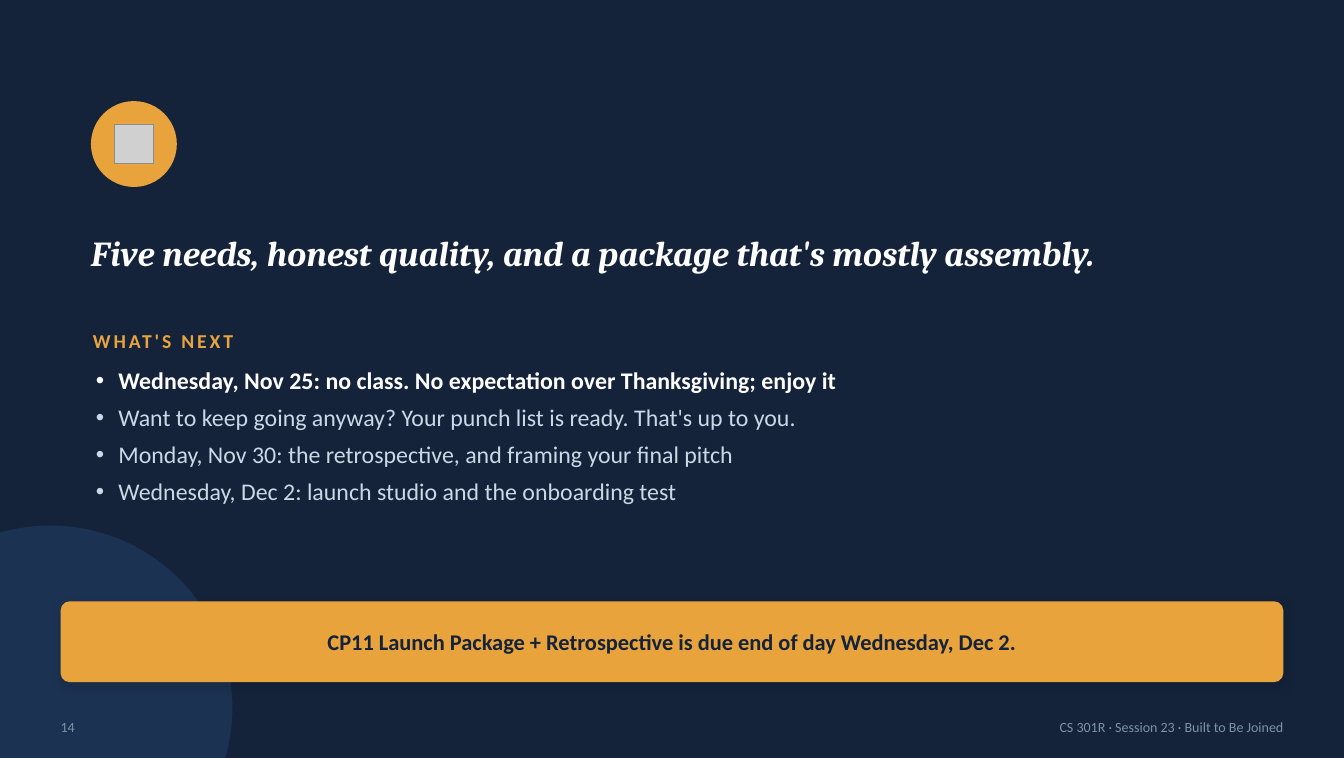
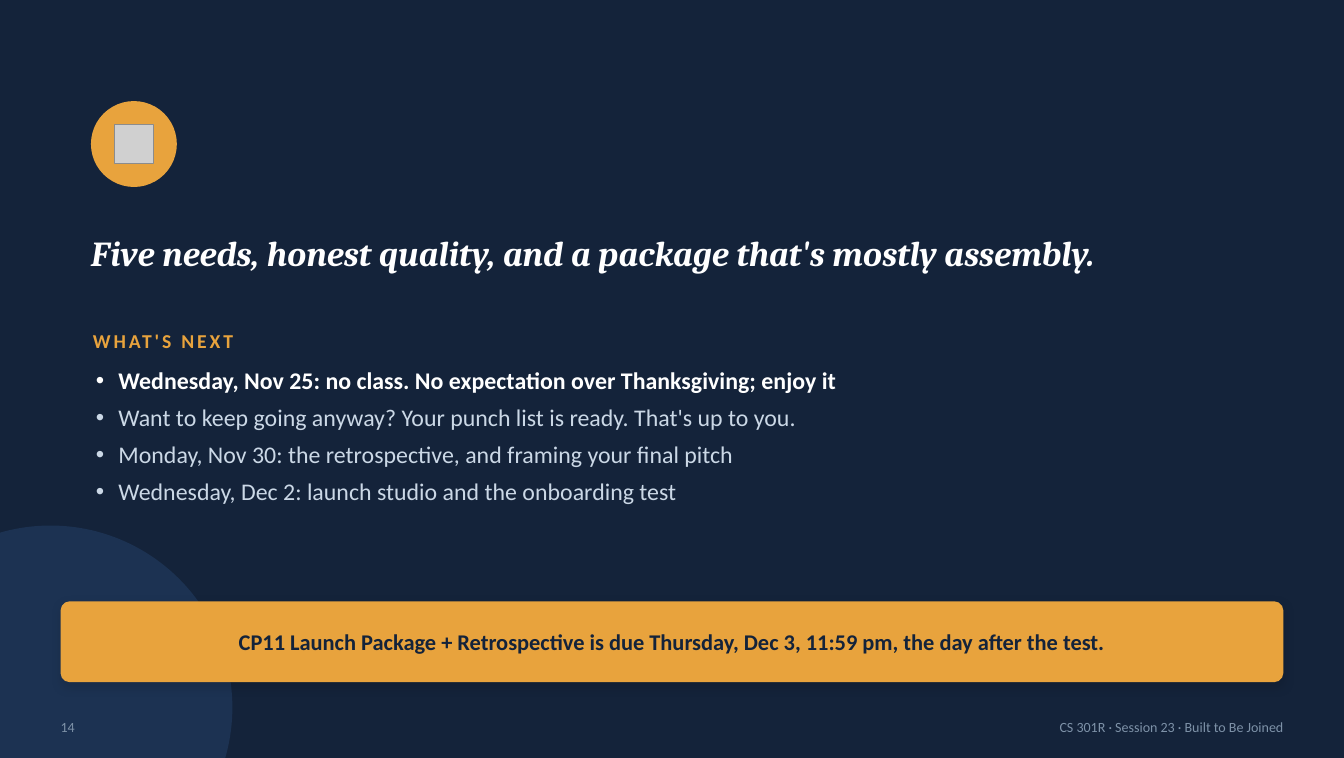
Before and after one commit to BYU-CS-Course-Ops/CS380, a slide deck: slide 14 of canvas_material/lectures/powerpoint/Session23-BuiltToBeJoined.pptx. Drawn at 1344x758 pixels with LibreOffice and Linux fonts; fonts in the diff are those of the drawing; grey boxes stand for pictures. Boxes give left, top, right and bottom in pixels: in the first picture for what was removed or moved away, otherwise in the second. Text is boxed around its words. In the diff, an @@ line names an element or a change of style, - is before the commit and + after.

```diff
--- a/canvas_material/lectures/powerpoint/Session23-BuiltToBeJoined.pptx
+++ b/canvas_material/lectures/powerpoint/Session23-BuiltToBeJoined.pptx
@@ text at box(239, 634, 1104, 654): text changed @@
-CP11 Launch Package + Retrospective is due end of day Wednesday, Dec 2.
+CP11 Launch Package + Retrospective is due Thursday, Dec 3, 11:59 pm, the day after the test.
```
Also in this commit, not shown: 1 other slide changed, 28 other files.
